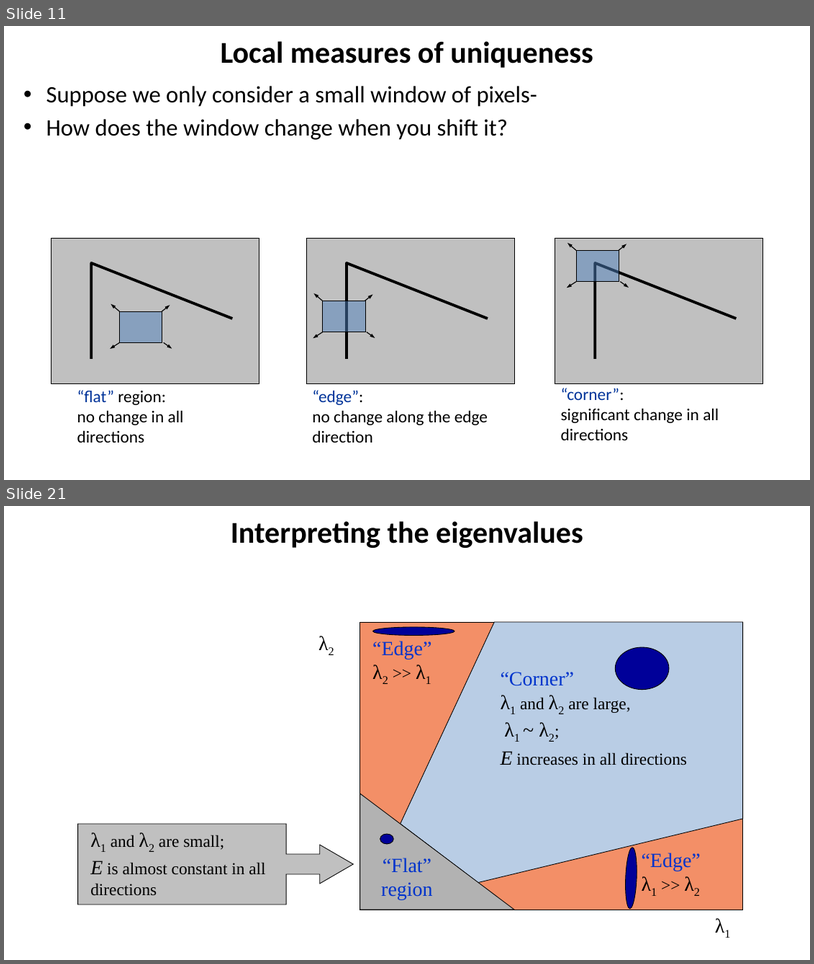
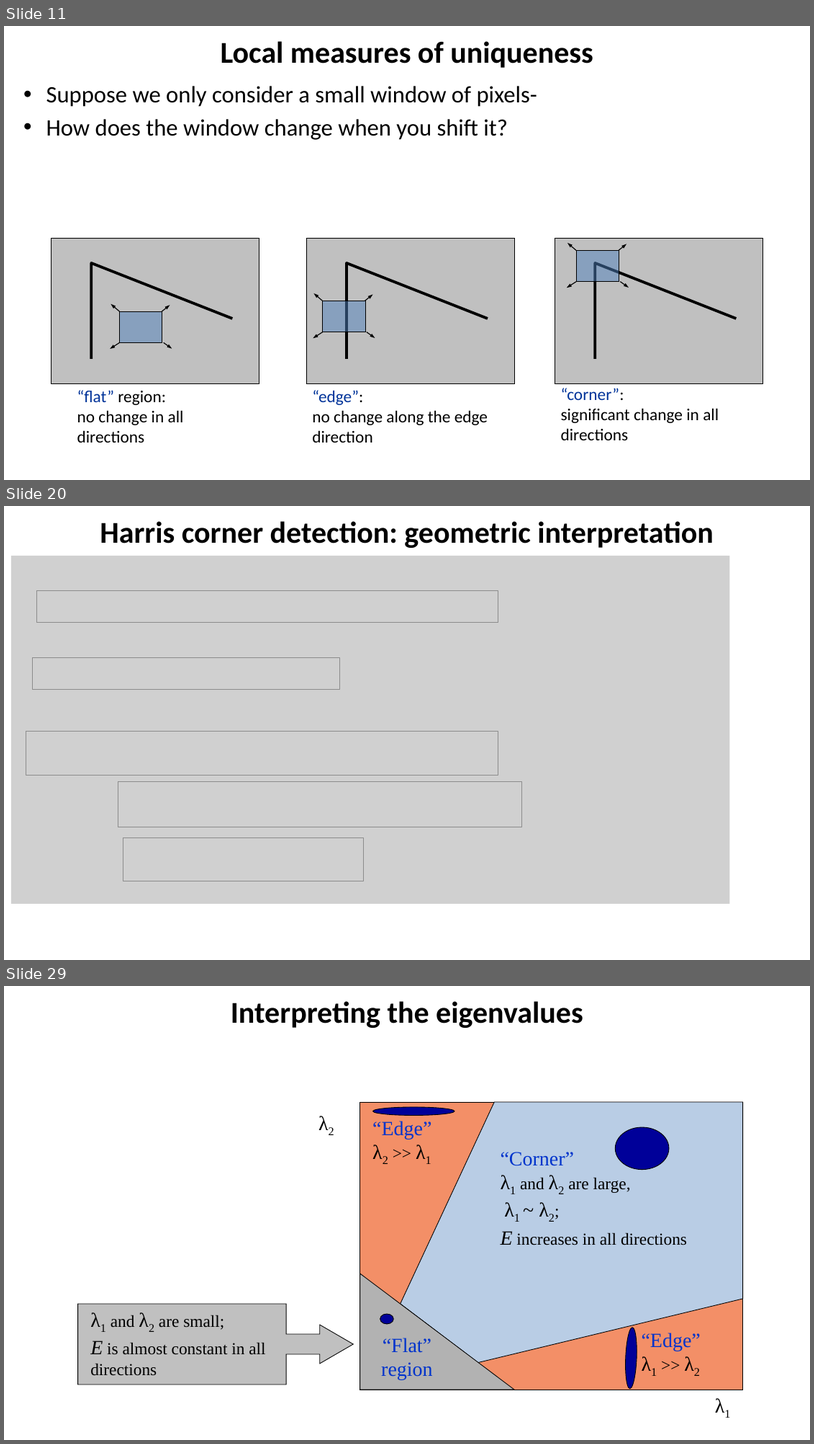
Before and after one commit to YoniChechik/AI_is_Math, a slide deck: c_08_features/features.pptx. Shown one above the other, each under a label of ours: slides 11 and 21 before the commit, slides 11, 20 and 29 after it; the slides between them are not shown. The pictures are 814x964 and 814x1444 pixels, drawn with LibreOffice and Linux fonts; fonts in the diff are those of the drawing; grey boxes stand for pictures. Boxes give left, top, right and bottom in pixels: in the first picture for what was removed or moved away, otherwise in the second. Text is boxed around its words. In the diff, an @@ line names an element or a change of style, - is before the commit and + after.

```diff
--- a/c_08_features/features.pptx
+++ b/c_08_features/features.pptx
@@ slide 20 added at (x1=4, y1=506, x2=810, y2=960), background #FFFFFF @@
@@ title added at (x1=100, y1=521, x2=714, y2=548), 36 pt, text #000000, bold @@
+Harris corner detection: geometric interpretation
@@ picture added at (x1=11, y1=556, x2=730, y2=903) @@
@@ picture added at (x1=36, y1=591, x2=498, y2=622) @@
@@ picture added at (x1=32, y1=658, x2=340, y2=690) @@
@@ picture added at (x1=26, y1=731, x2=499, y2=775) @@
@@ picture added at (x1=118, y1=781, x2=522, y2=826) @@
@@ picture added at (x1=124, y1=837, x2=363, y2=881) @@
@@ what was slide 21 is now slide 29 @@
```
Also in this commit, not shown: 9 slides changed, 11 other slides added, 4 slides removed.
